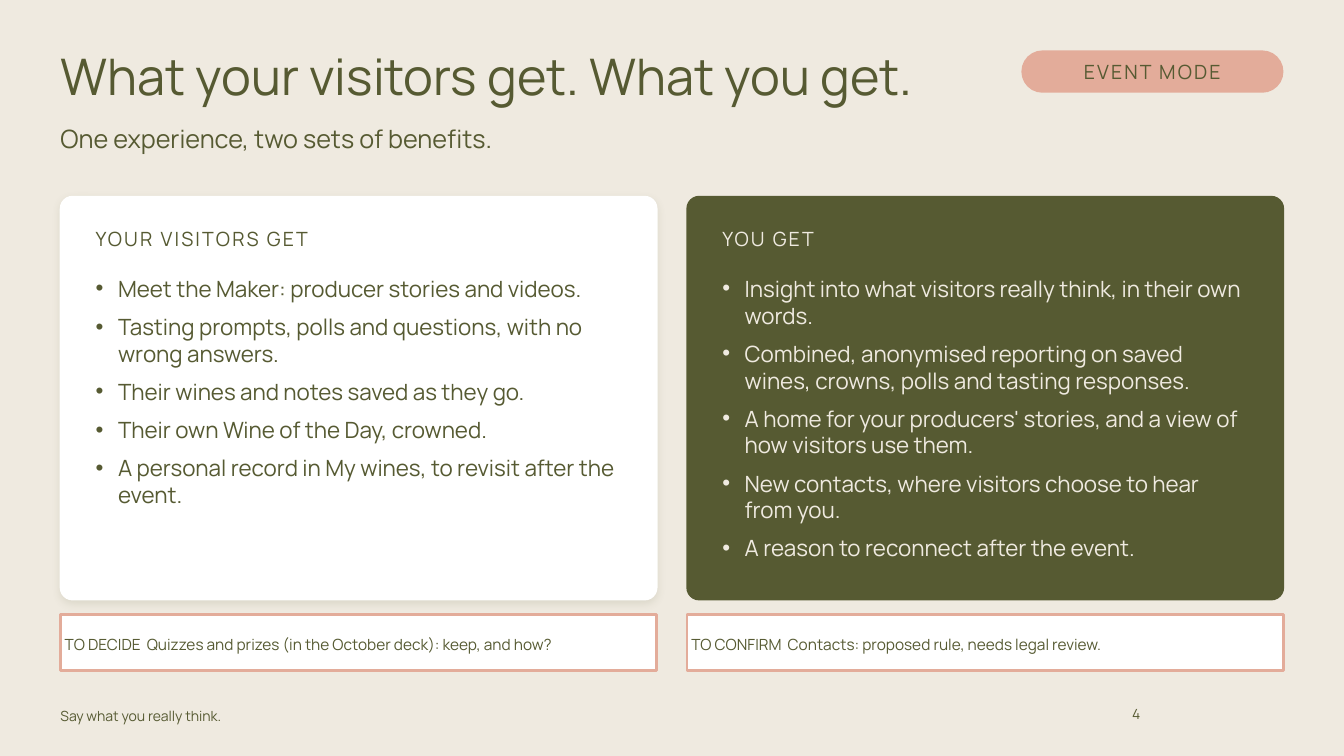
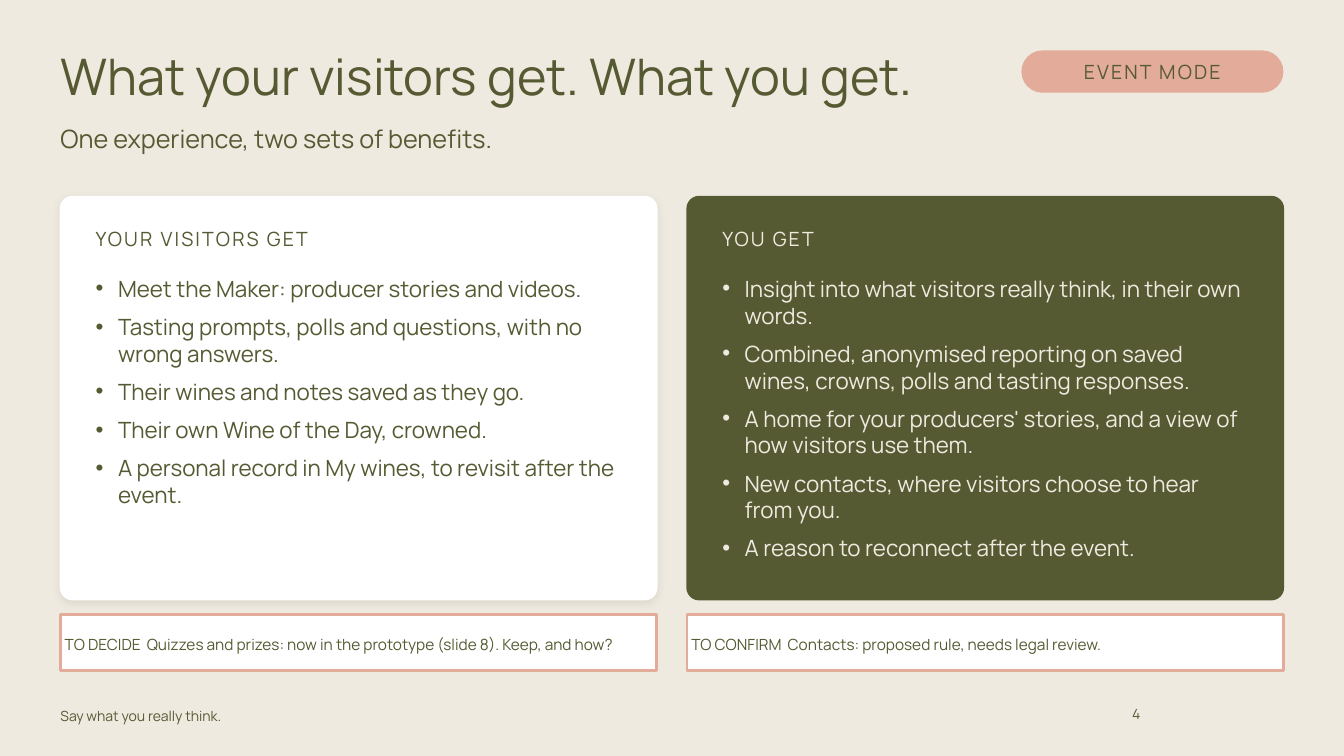
Before and after one commit to carrie147/entre-amis-brand-agent, a slide deck: slide 4 of decks/Entre Amis - Event Mode pack - DRAFT.pptx. Drawn at 1344x756 pixels with LibreOffice and Linux fonts; fonts in the diff are those of the drawing; background and template pictures are left out. Boxes give left, top, right and bottom in pixels: in the first picture for what was removed or moved away, otherwise in the second. Text is boxed around its words. In the diff, an @@ line names an element or a change of style, - is before the commit and + after.

```diff
--- a/decks/Entre Amis - Event Mode pack - DRAFT.pptx
+++ b/decks/Entre Amis - Event Mode pack - DRAFT.pptx
@@ text in rectangle at [65, 637, 613, 654]: text changed @@
-TO DECIDE Quizzes and prizes (in the October deck): keep, and how?
+TO DECIDE Quizzes and prizes: now in the prototype (slide 8). Keep, and how?
```
Also in this commit, not shown: 2 other slides changed, 1 slide added, 4 other files.
